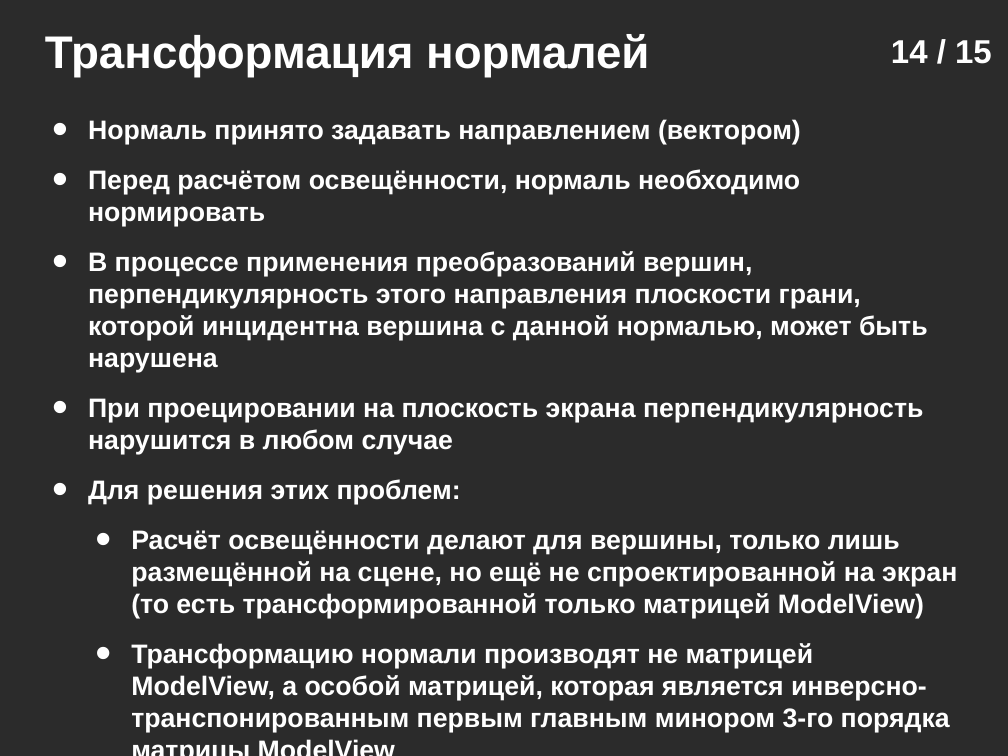
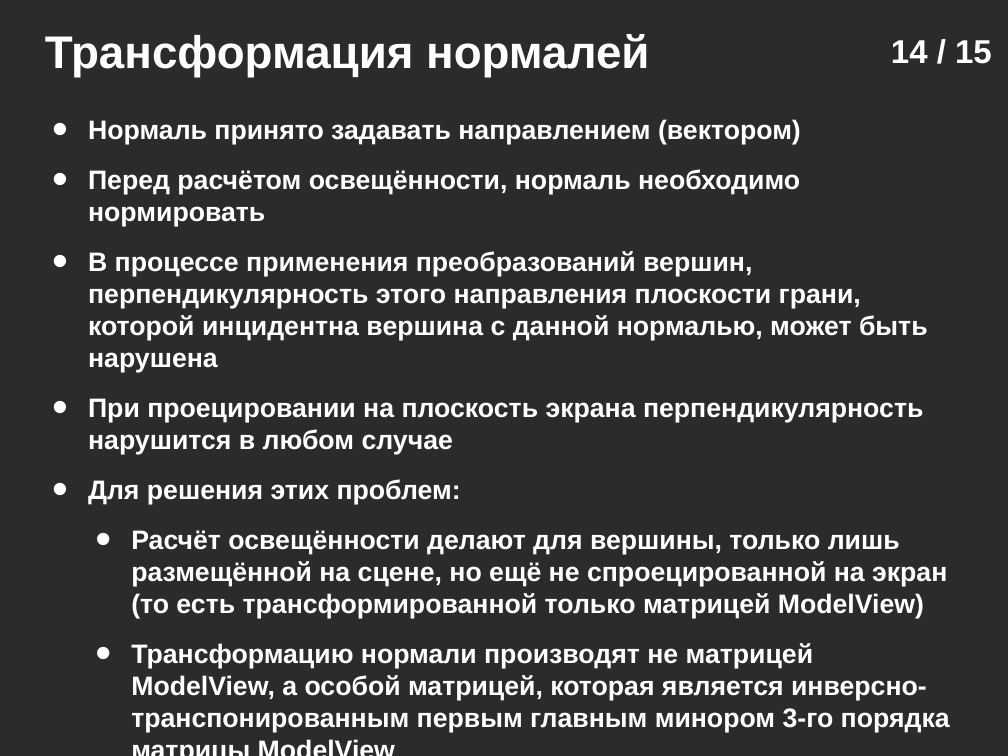
Before and after one commit to icosaeder/vr-lect, a slide deck: slide 14 of Лекции/Лекция 5/Лекция №5.odp. Drawn at 1008x756 pixels with LibreOffice and Linux fonts; fonts in the diff are those of the drawing; background and template pictures are left out; a plain dark background stands for a picture behind light text. Boxes give left, top, right and bottom in pixels: in the first picture for what was removed or moved away, otherwise in the second. Text is boxed around its words. In the diff, an @@ line names an element or a change of style, - is before the commit and + after.

```diff
--- a/Лекции/Лекция 5/Лекция №5.odp
+++ b/Лекции/Лекция 5/Лекция №5.odp
@@ text at <box>131,530,947,618</box>: text changed @@
-    • Расчёт освещённости делают для вершины, только лишь размещённой на сцене, но ещё не спроектированной на экран (то есть трансформированной только матрицей ModelView)
+    • Расчёт освещённости делают для вершины, только лишь размещённой на сцене, но ещё не спроецированной на экран (то есть трансформированной только матрицей ModelView)
```
Also in this commit, not shown: 3 other files.
